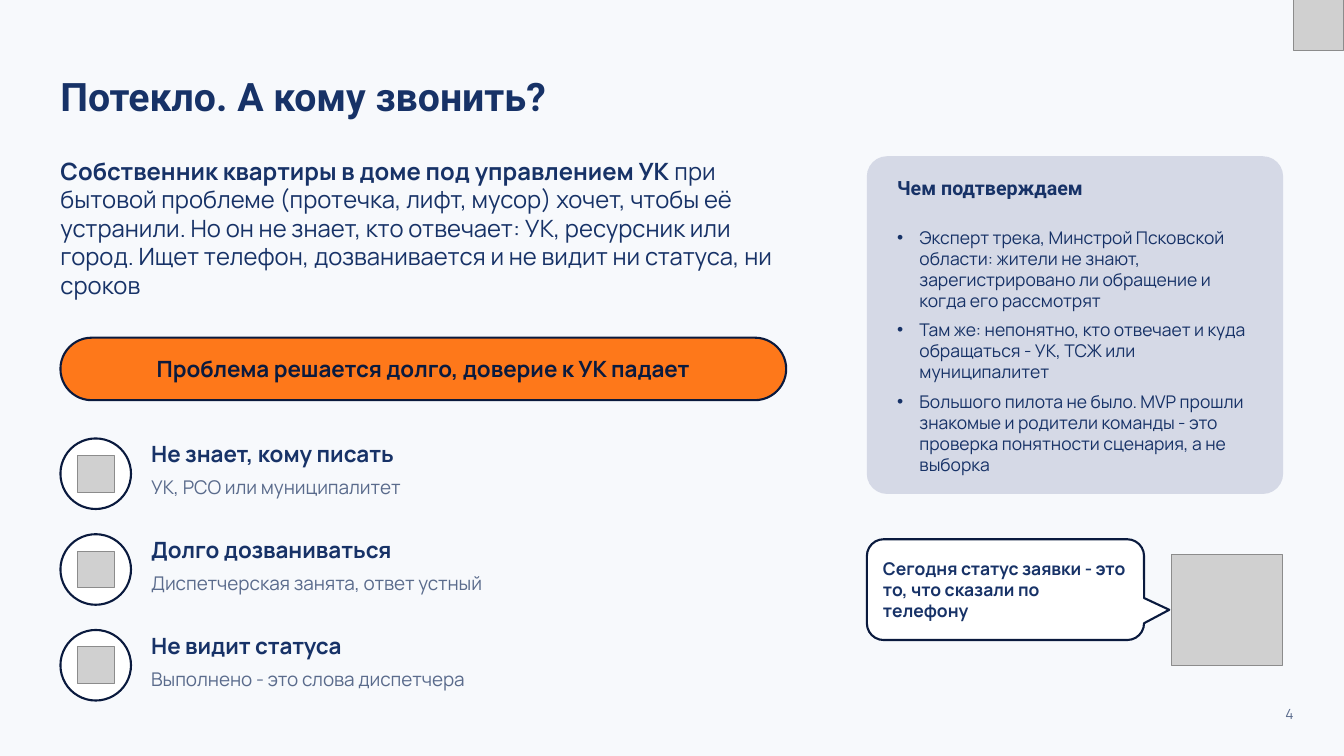
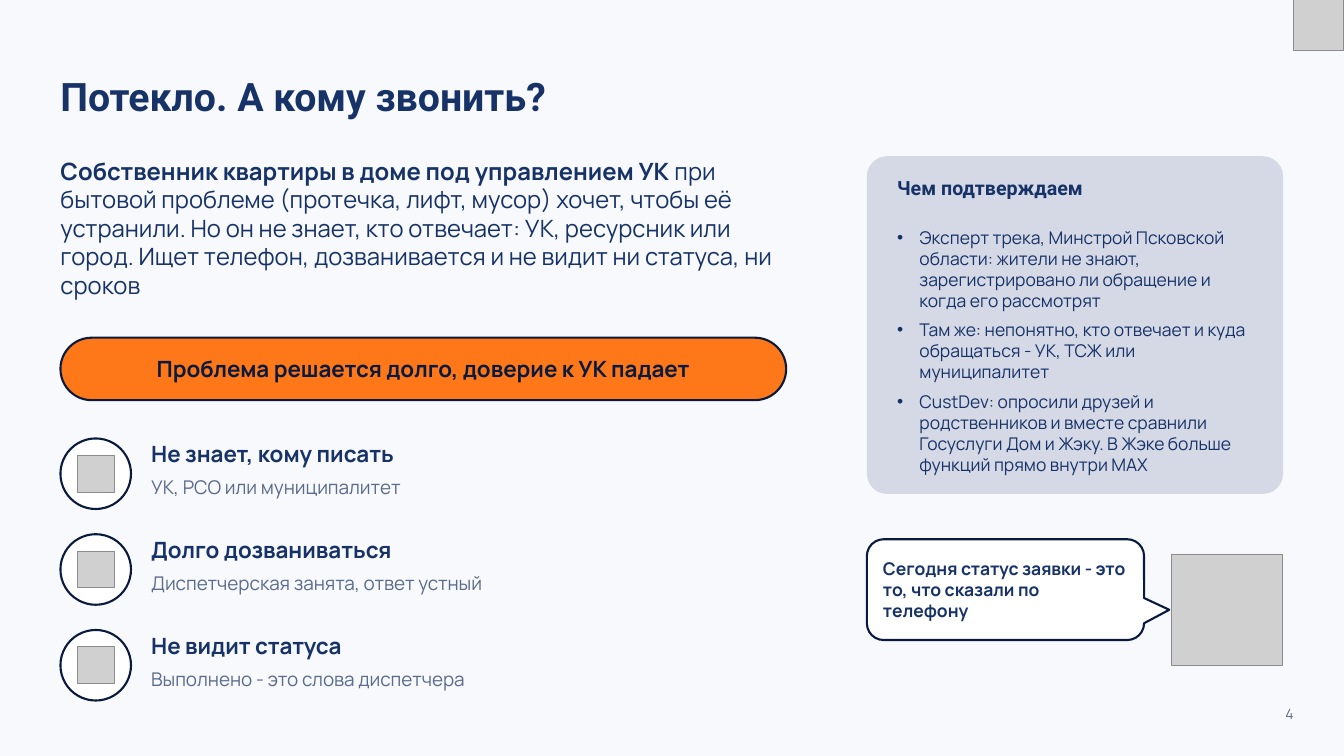
Before and after one commit to K1rL3s/vkmax-mobilization, a slide deck: slide 4 of docs/preza/zheka.pptx. Drawn at 1344x756 pixels with LibreOffice and Linux fonts; fonts in the diff are those of the drawing; grey boxes stand for pictures. Boxes give left, top, right and bottom in pixels: in the first picture for what was removed or moved away, otherwise in the second. Text is boxed around its words. In the diff, an @@ line names an element or a change of style, - is before the commit and + after.

Commit message:
CustDev про Госуслуги

```diff
--- a/docs/preza/zheka.pptx
+++ b/docs/preza/zheka.pptx
@@ text at <box>919,395,1231,475</box>: text changed @@
-• Большого пилота не было. MVP прошли знакомые и родители команды - это проверка понятности сценария, а не выборка
+• CustDev: опросили друзей и родственников и вместе сравнили Госуслуги Дом и Жэку. В Жэке больше функций прямо внутри MAX
```
Also in this commit, not shown: 2 other slides changed, 5 other files.
